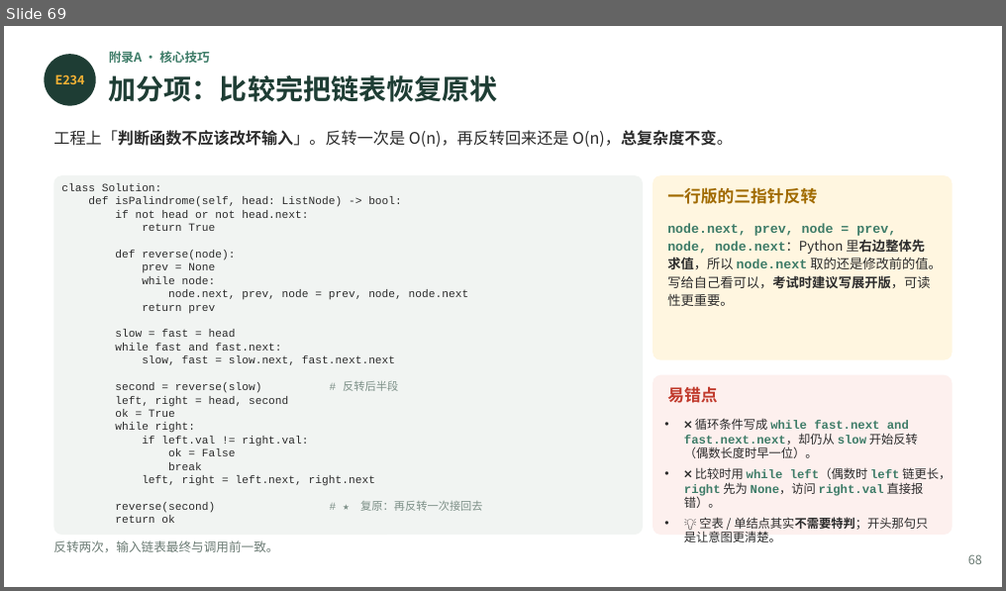
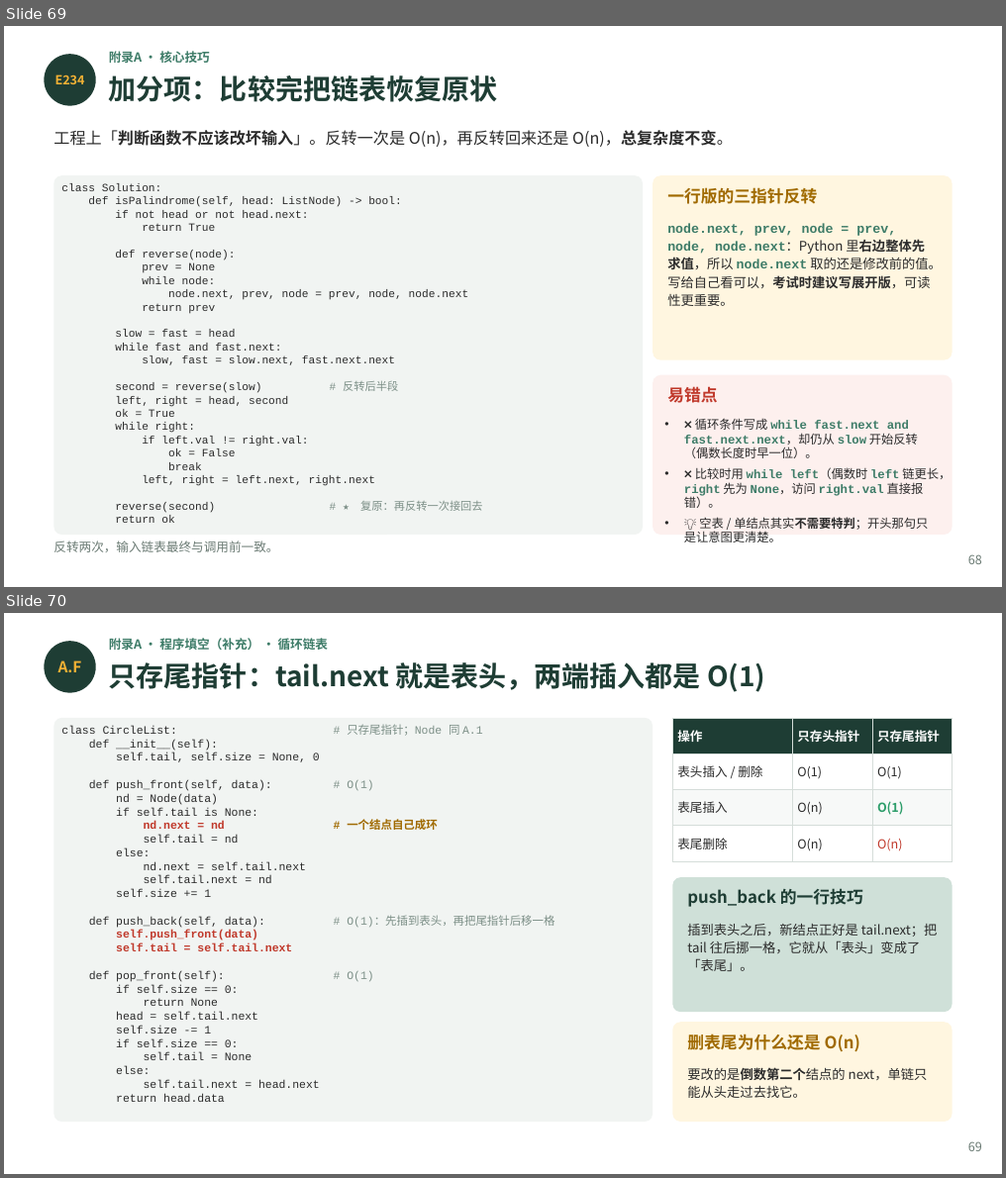
Before and after one commit to GMyhf/2026fall-cs201, a slide deck: courseware/202609_DSA_02_Linear_List.pptx. Shown one above the other, each under a label of ours: slide 69 before the commit, slides 69 and 70 after it. The pictures are 1006x591 and 1006x1178 pixels, drawn with LibreOffice and Linux fonts; fonts in the diff are those of the drawing. Boxes give left, top, right and bottom in pixels: in the first picture for what was removed or moved away, otherwise in the second. Text is boxed around its words. In the diff, an @@ line names an element or a change of style, - is before the commit and + after.

```diff
--- a/courseware/202609_DSA_02_Linear_List.pptx
+++ b/courseware/202609_DSA_02_Linear_List.pptx
@@ slide 70 added at box(4, 613, 1002, 1174), background #FFFFFF @@
@@ ellipse added at box(44, 641, 96, 693), fill #1E3D34 @@
@@ text added at box(109, 638, 328, 650), 9 pt, text #3E7C68, bold @@
+附录A · 程序填空（补充） · 循环链表
@@ text added at box(58, 661, 82, 672), 11 pt, text #F2B134, bold @@
+A.F
@@ text added at box(109, 663, 765, 692), 20 pt, text #1E3D34, bold @@
+只存尾指针：tail.next 就是表头，两端插入都是 O(1)
@@ rounded rectangle added at box(54, 718, 652, 1122), fill #F1F4F2 @@
@@ text added at box(61, 724, 554, 1102), 8.2 pt, text #2B2B2B @@
+class CircleList: # 只存尾指针；Node 同 A.1
+def __init__(self):
+self.tail, self.size = None, 0
+def push_front(self, data): # O(1)
+nd = Node(data)
+if self.tail is None:
+nd.next = nd # 一个结点自己成环
+self.tail = nd
+else:
+nd.next = self.tail.next
+self.tail.next = nd
+self.size += 1
+def push_back(self, data): # O(1)：先插到表头，再把尾指针后移一格
+self.push_front(data)
+self.tail = self.tail.next
+def pop_front(self): # O(1)
+if self.size == 0:
+return None
+head = self.tail.next
+self.size -= 1
+if self.size == 0:
+self.tail = None
+else:
+self.tail.next = head.next
+return head.data
@@ table added at box(672, 718, 952, 856), 4 rows, 3 columns @@
+操作 | 只存头指针 | 只存尾指针
+表头插入 / 删除 | O(1) | O(1)
+表尾插入 | O(n) | O(1)
+表尾删除 | O(n) | O(n)
@@ rounded rectangle added at box(672, 877, 952, 1012), fill #CFE0D8 @@
@@ text added at box(687, 888, 863, 907), 12 pt, text #1E3D34, bold @@
+push_back 的一行技巧
@@ text added at box(687, 924, 937, 971), 9.5 pt, text #2B2B2B @@
+插到表头之后，新结点正好是 tail.next；把 tail 往后挪一格，它就从「表头」变成了「表尾」。
@@ rounded rectangle added at box(672, 1022, 952, 1122), fill #FFF6E0 @@
@@ text added at box(687, 1034, 860, 1053), 12 pt, text #A06A00, bold @@
+删表尾为什么还是 O(n)
@@ text added at box(687, 1067, 928, 1098), 9.5 pt, text #2B2B2B @@
+要改的是倒数第二个结点的 next，单链只能从头走过去找它。
@@ text added at box(968, 1142, 982, 1152), 9 pt, text #6B7B74 @@
+69
```
Also in this commit, not shown: 6 slides changed, 2 other slides added, 2 other files.
